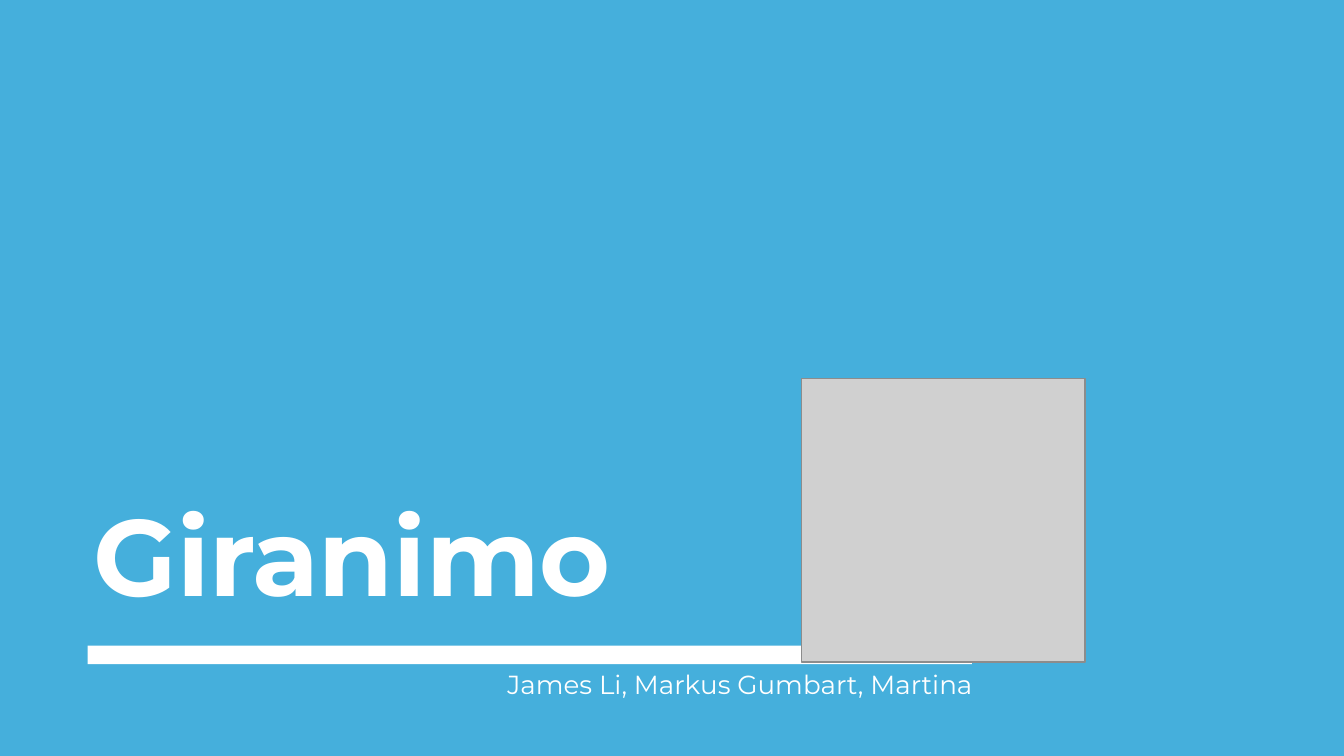
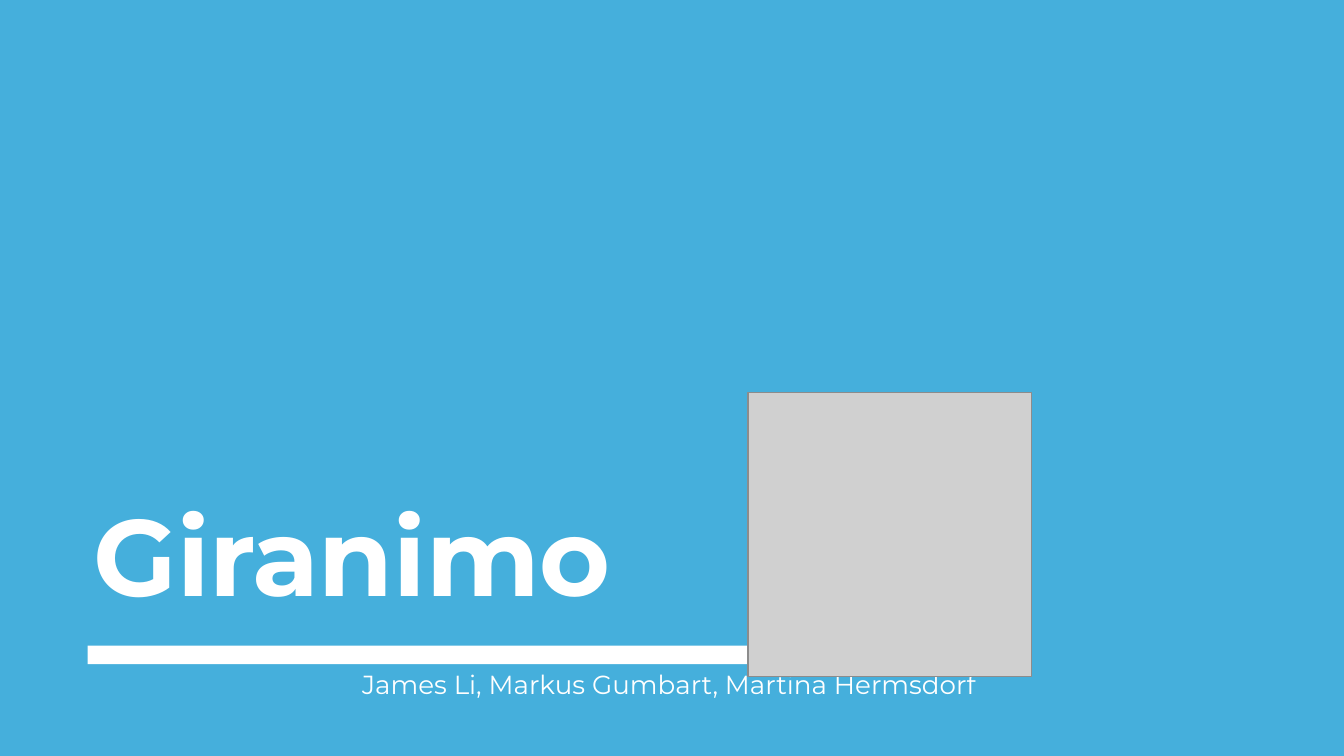
Before and after one commit to hakrrr/Giranimo, a slide deck: slide 1 of Presentation/Pitch.pptx. Drawn at 1344x756 pixels with LibreOffice and Linux fonts; fonts in the diff are those of the drawing; grey boxes stand for pictures. Boxes give left, top, right and bottom in pixels: in the first picture for what was removed or moved away, otherwise in the second. Text is boxed around its words. In the diff, an @@ line names an element or a change of style, - is before the commit and + after.

```diff
--- a/Presentation/Pitch.pptx
+++ b/Presentation/Pitch.pptx
@@ picture: place and size @@
-picture at <box>801,379,1085,663</box>
+picture at <box>749,392,1032,676</box>
@@ text at <box>362,668,975,698</box>: text changed @@
-James Li, Markus Gumbart, Martina
+James Li, Markus Gumbart, Martina Hermsdorf
```
Also in this commit, not shown: 16 other slides changed.
